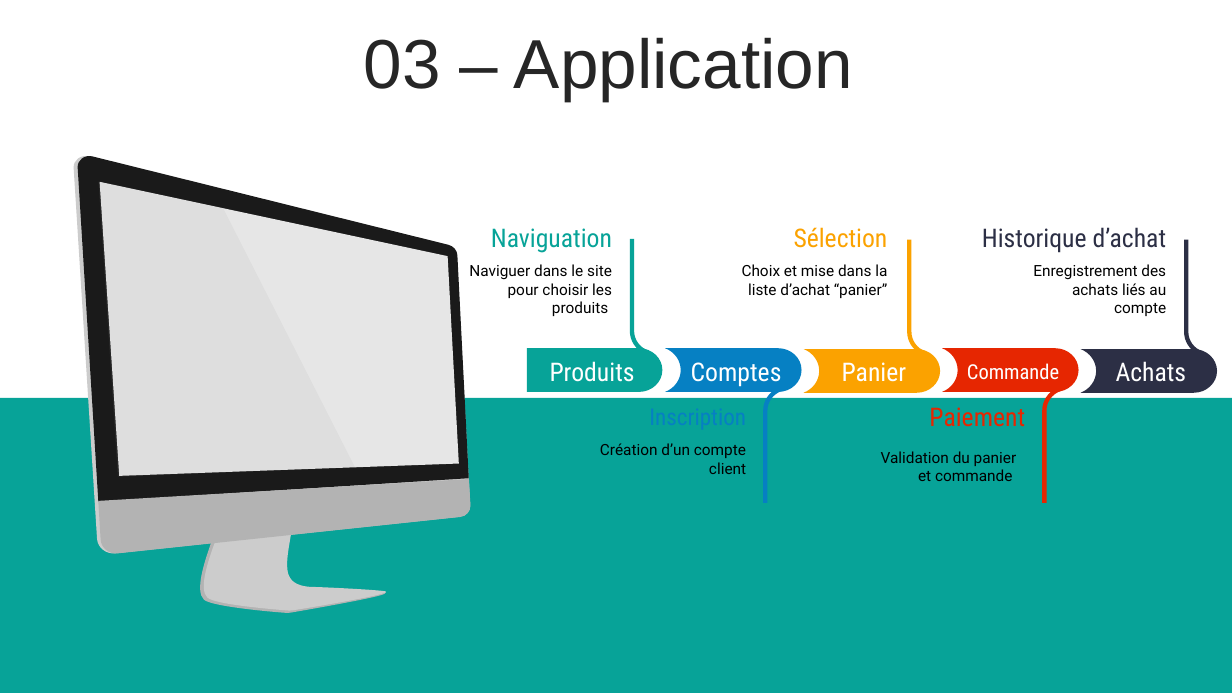
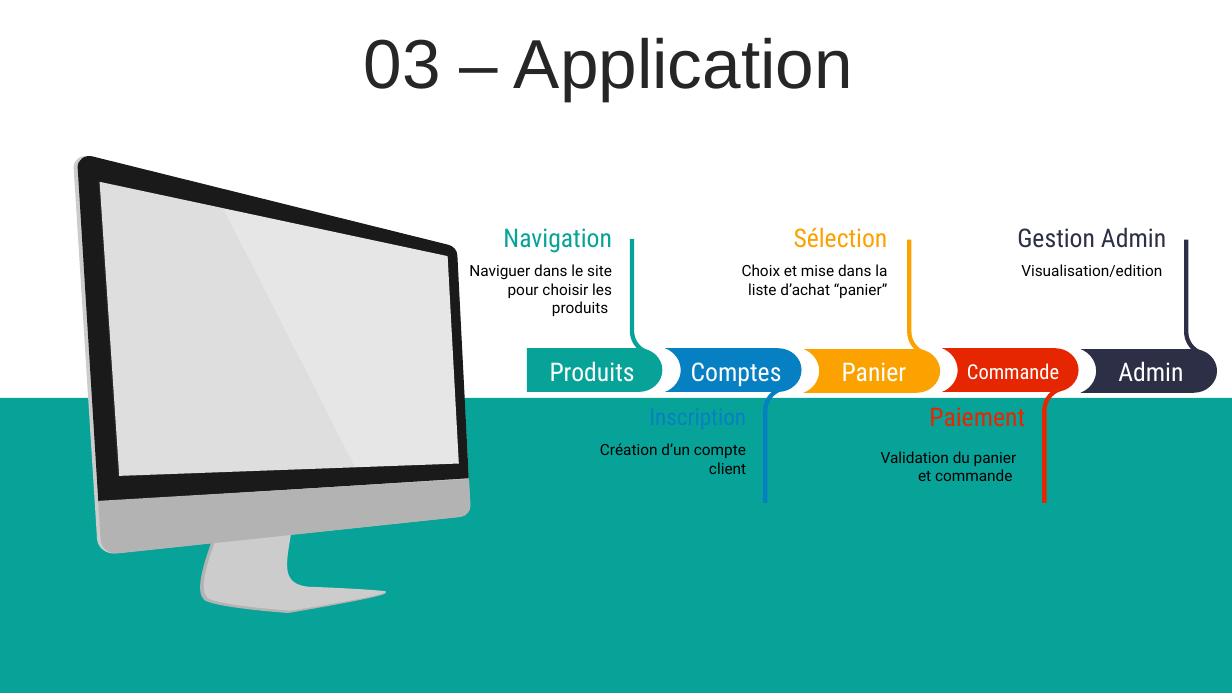
Before and after one commit to MaximeFerrand/E-Shop, a slide deck: slide 11 of PPT/Présentation1.pptx. Drawn at 1232x693 pixels with LibreOffice and Linux fonts; fonts in the diff are those of the drawing; grey boxes stand for pictures. Boxes give left, top, right and bottom in pixels: in the first picture for what was removed or moved away, otherwise in the second. Text is boxed around its words. In the diff, an @@ line names an element or a change of style, - is before the commit and + after.

```diff
--- a/PPT/Présentation1.pptx
+++ b/PPT/Présentation1.pptx
@@ text at box(503, 228, 612, 253): text changed @@
-Naviguation
+Navigation
@@ text at box(1017, 227, 1166, 248): text changed @@
-Historique d’achat
+Gestion Admin
@@ text at box(1021, 264, 1162, 277): text changed @@
-Enregistrement des achats liés au compte
+Visualisation/edition
@@ text at box(1118, 361, 1183, 382): text changed @@
-Achats
+Admin
```
Also in this commit, not shown: 8 other slides changed, 1 slide added.
